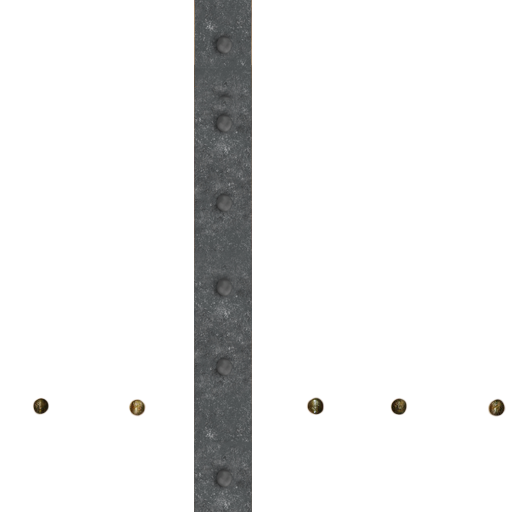
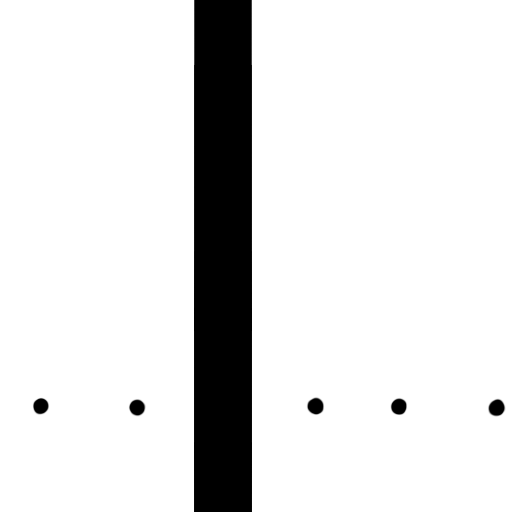
Layer changes from the first (512, 512) image to the second:
hid "Layer 1 (métal)" over [33, 0, 506, 512]
hid "Layer 0 (bois)" over [33, 0, 506, 512]
